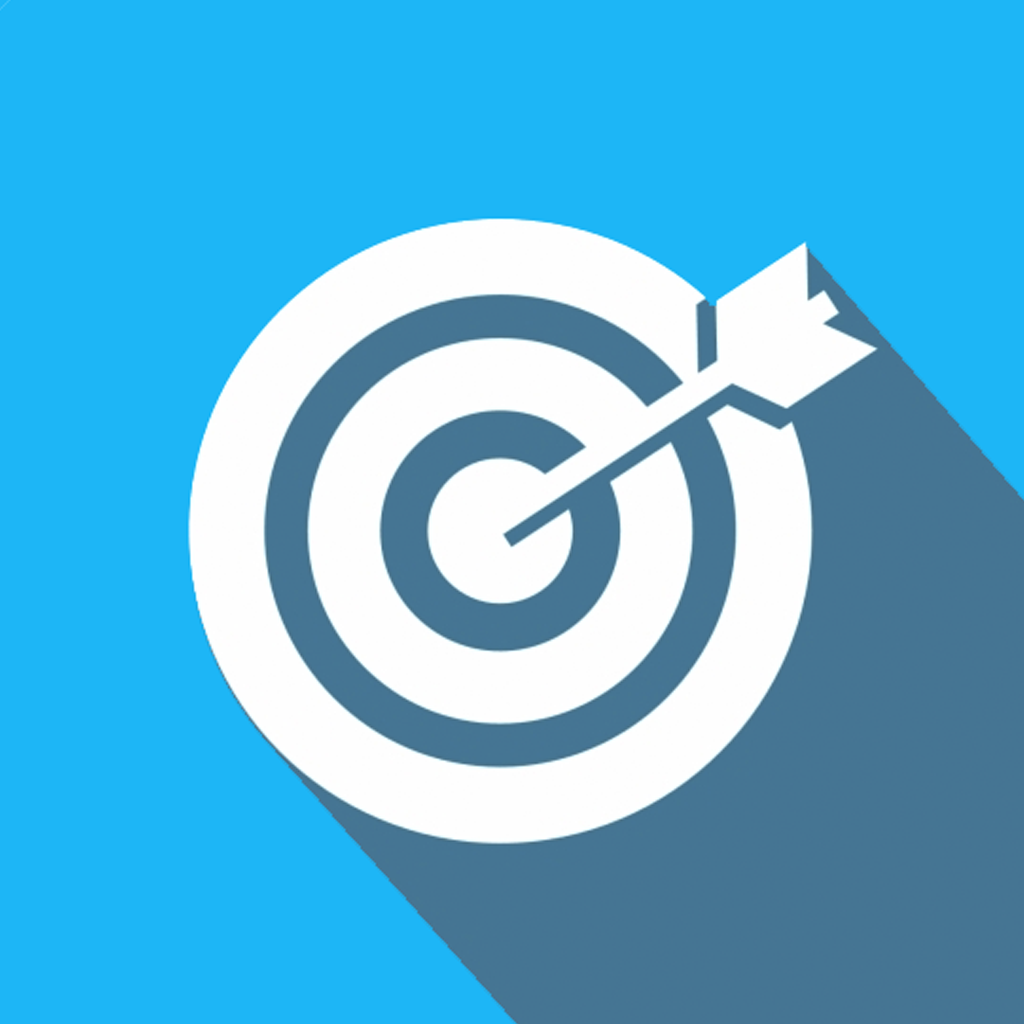
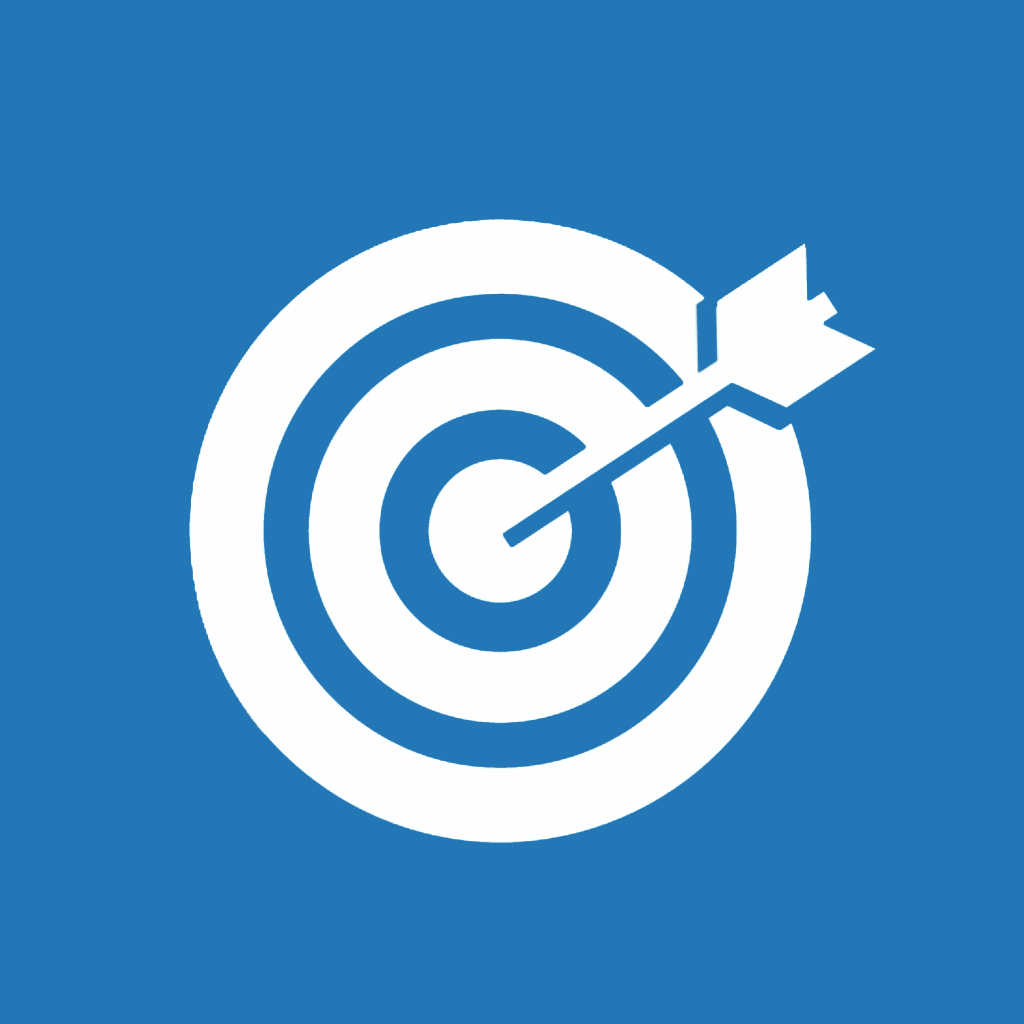
The second 1024×1024 image is a revision of the first. Changes to its layers:
painted on "Capa 4" over [0, 0, 1024, 1024]
painted on "Capa 2" over [0, 0, 1024, 1024]
